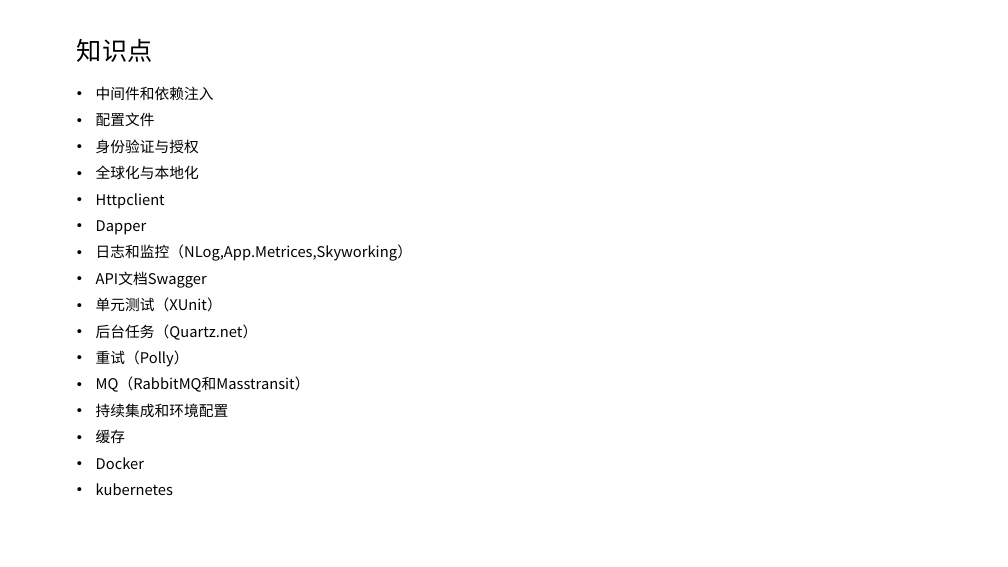
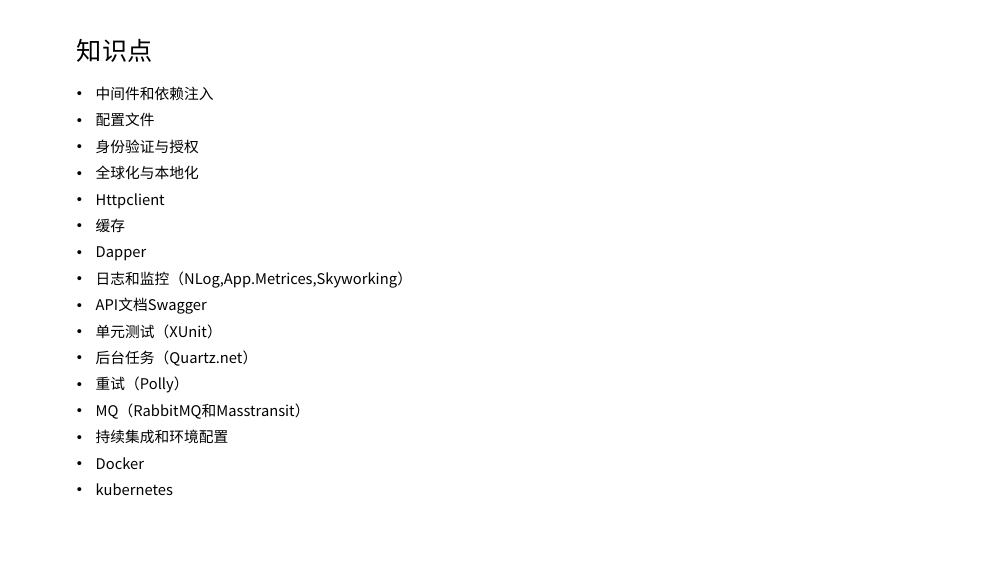
Before and after one commit to axzxs2001/aspnetcore5.0, a slide deck: slide 2 of aspnetcore3.0course/docs/aspnetcore3.0course.pptx. Drawn at 1008x567 pixels with LibreOffice and Linux fonts; fonts in the diff are those of the drawing. Boxes give left, top, right and bottom in pixels: in the first picture for what was removed or moved away, otherwise in the second. Text is boxed around its words. In the diff, an @@ line names an element or a change of style, - is before the commit and + after.

```diff
--- a/aspnetcore3.0course/docs/aspnetcore3.0course.pptx
+++ b/aspnetcore3.0course/docs/aspnetcore3.0course.pptx
@@ text at (96, 218, 125, 232): paragraph added @@
+• 缓存
@@ text at (96, 429, 125, 443): paragraph removed @@
-• 缓存
```
Also in this commit, not shown: 14 other files.
